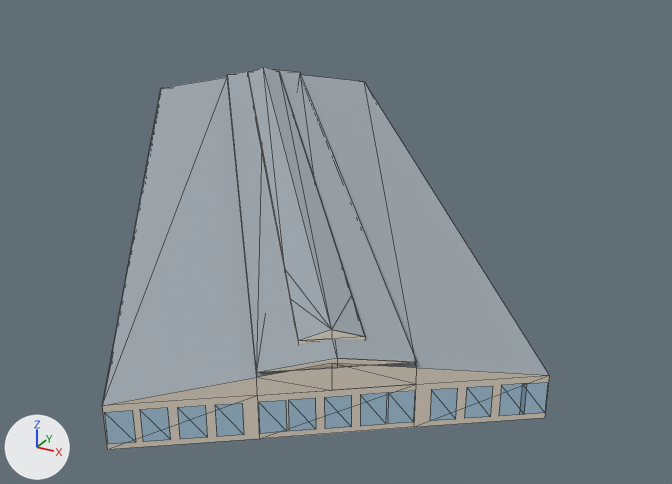
The glTF model collection/grande-halle-de-la-villette/low.glb, before and after one commit.
The view is the same before and after, from a 50 mm camera at (146.0, -232.0, 109.0) aimed at (18.0, 1.0, -8.0). Lighting does not change. The marker at lower left points along +X, +Y and +Z. The picture after the commit comes second. Mesh edges are drawn as thin lines.

Before the edit, the objects in view are built like this:
```python
mat_window = principled_material('window')
mat_window.base_color = (0.371, 0.552, 0.694)  # blue #a4c4d9
mat_window.roughness = 0.65
mat_window.emission_color = (0.0297, 0.0442, 0.0555)  # dark blue #303b43
mat_window.emission_strength = 1.0
me_long_gabled_hall = bpy.data.meshes.new('Long gabled hall')
me_long_gabled_hall.from_pydata(...)  # 26 vertices, 20 faces; spans x -106.0..106.0, y -123.0..123.0, z 10.0..19.0
me_long_gabled_hall.materials.append(mat_roof)  # grey #9da6ad
me_market_hall_wall_envelope = bpy.data.meshes.new('Market hall wall envelope')
me_market_hall_wall_envelope.from_pydata(...)  # 63 vertices, 79 faces; spans x -106.0..106.0, y -123.0..123.0, z 0.0..19.0
me_market_hall_wall_envelope.materials.append(mat_stone)  # pale yellow #efe4d3
me_supported_windows = bpy.data.meshes.new('Supported windows')
me_supported_windows.from_pydata(...)  # 372 vertices, 186 faces; spans x -106.0..106.0, y -123.0..123.0, z 1.0..8.0
me_supported_windows.materials.append(mat_window)  # blue #a4c4d9
ob_roof = bpy.data.objects.new('roof', me_long_gabled_hall)
ob_roof.location = (0.0, 0.0, 0.0)
ob_stone = bpy.data.objects.new('stone', me_market_hall_wall_envelope)
ob_stone.location = (0.0, 0.0, 0.0)
ob_window = bpy.data.objects.new('window', me_supported_windows)
ob_window.location = (0.0, 0.0, 0.0)
```
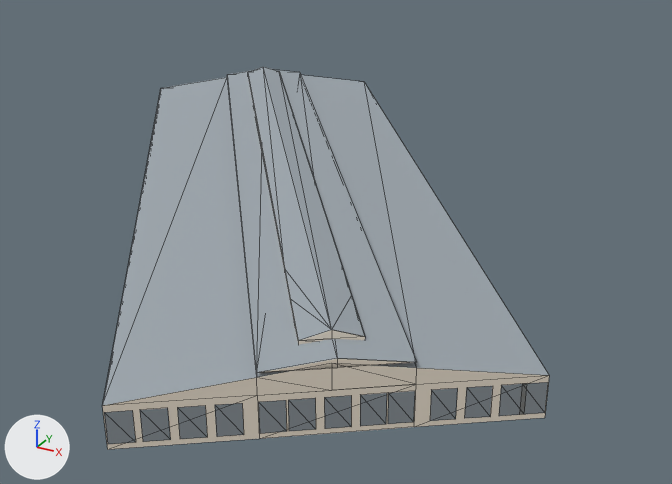
Scene script edits in JSON lines:
```json
{"op": "set", "path": "mat_window.base_color", "old": "(0.371, 0.552, 0.694)", "new": "(0.127, 0.191, 0.254)", "note": "blue #a4c4d9 -> blue #64798a"}
```

Where the change shows, as pixel boxes [x1, y1, x2, y2] in the pictures (672 x 484 px):
```json
{"object": "window", "change": "recoloured", "before": [104, 382, 548, 444], "after": [104, 382, 548, 444], "on screen": "darker"}
```
